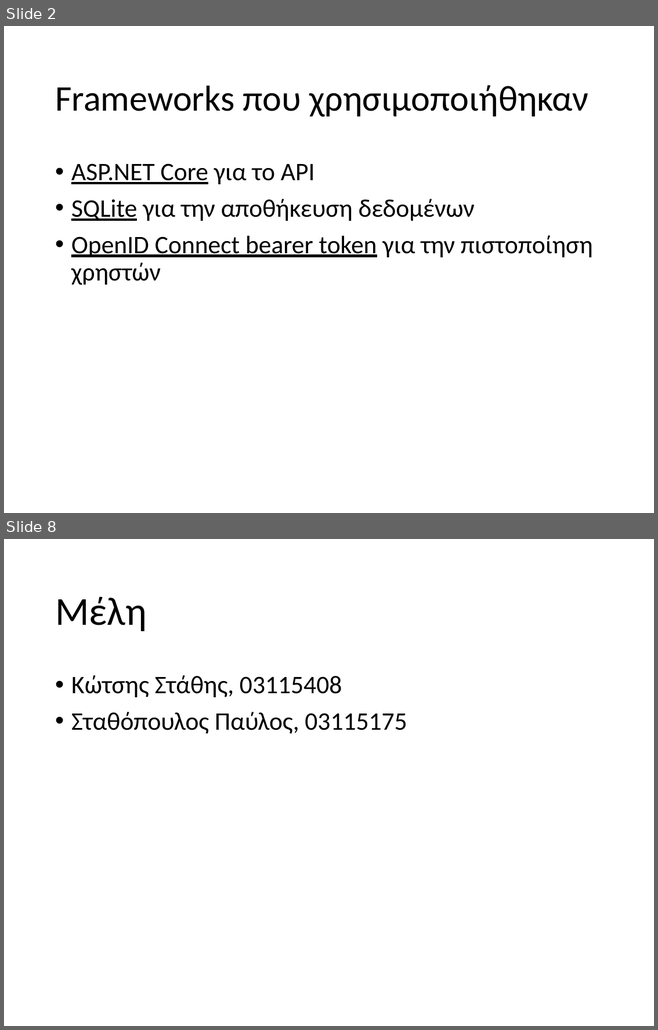
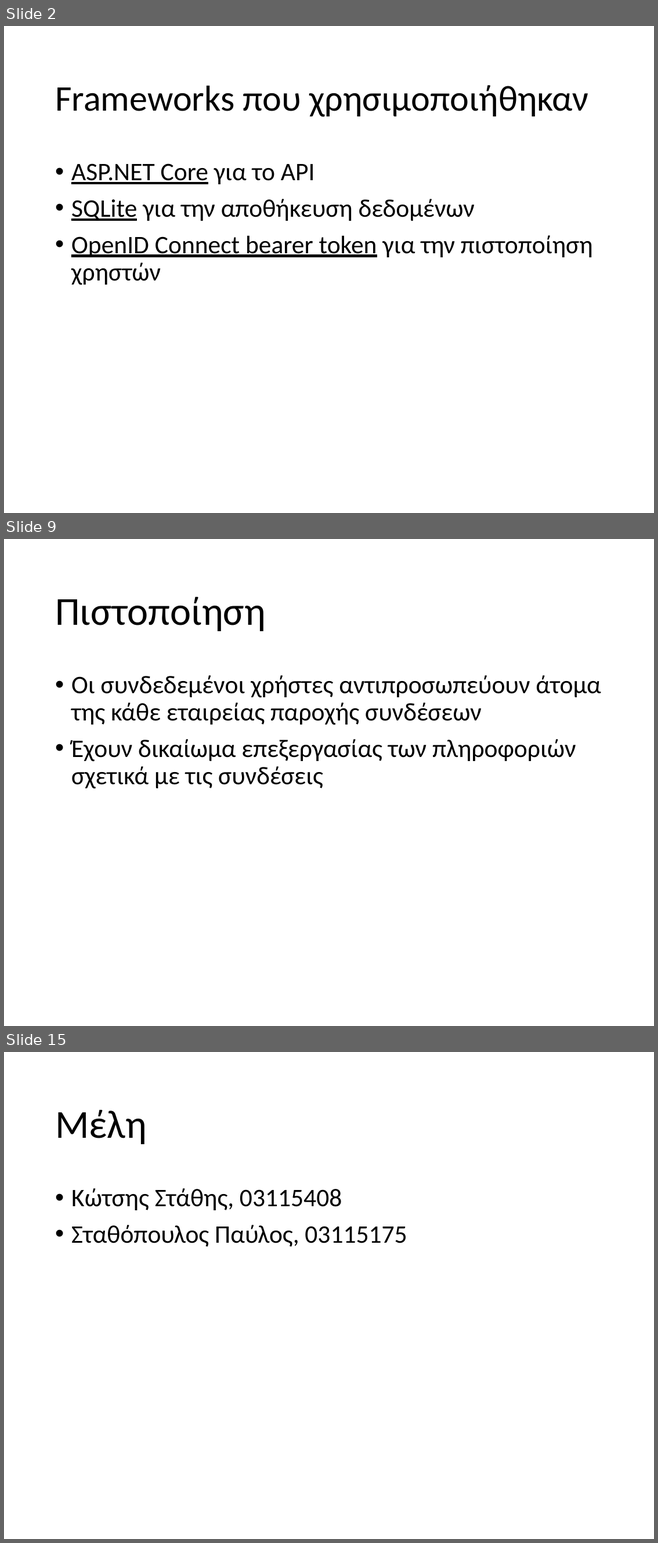
Before and after one commit to staks1/networkApi, a slide deck: Final.pptx. Shown one above the other, each under a label of ours: slides 2 and 8 before the commit, slides 2, 9 and 15 after it; the slides between them are not shown. The pictures are 658x1030 and 658x1543 pixels, drawn with LibreOffice and Linux fonts; fonts in the diff are those of the drawing. Boxes give left, top, right and bottom in pixels: in the first picture for what was removed or moved away, otherwise in the second. Text is boxed around its words. In the diff, an @@ line names an element or a change of style, - is before the commit and + after.

```diff
--- a/Final.pptx
+++ b/Final.pptx
@@ slide 9 added at box(4, 539, 654, 1026), background #FFFFFF @@
@@ title added at box(55, 596, 266, 631), 44 pt, text #000000 @@
+Πιστοποίηση
@@ text added at box(71, 675, 601, 789), 28 pt, text #000000 @@
+• Οι συνδεδεμένοι χρήστες αντιπροσωπεύουν άτομα της κάθε εταιρείας παροχής συνδέσεων
+• Έχουν δικαίωμα επεξεργασίας των πληροφοριών σχετικά με τις συνδέσεις
@@ what was slide 8 is now slide 15 @@
```
Also in this commit, not shown: 4 slides changed, 7 other slides added, 1 slide removed, 7 other files.
